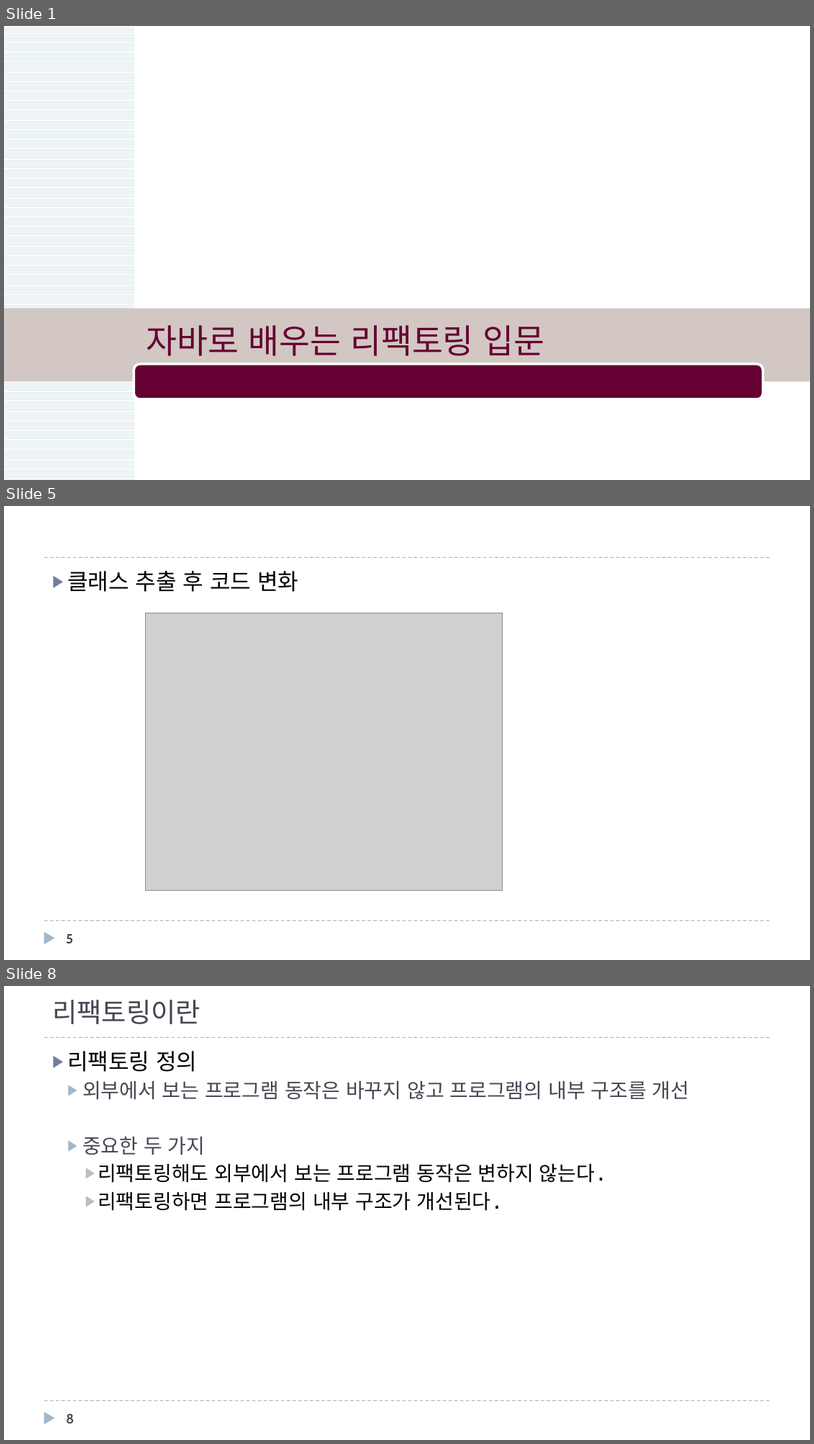
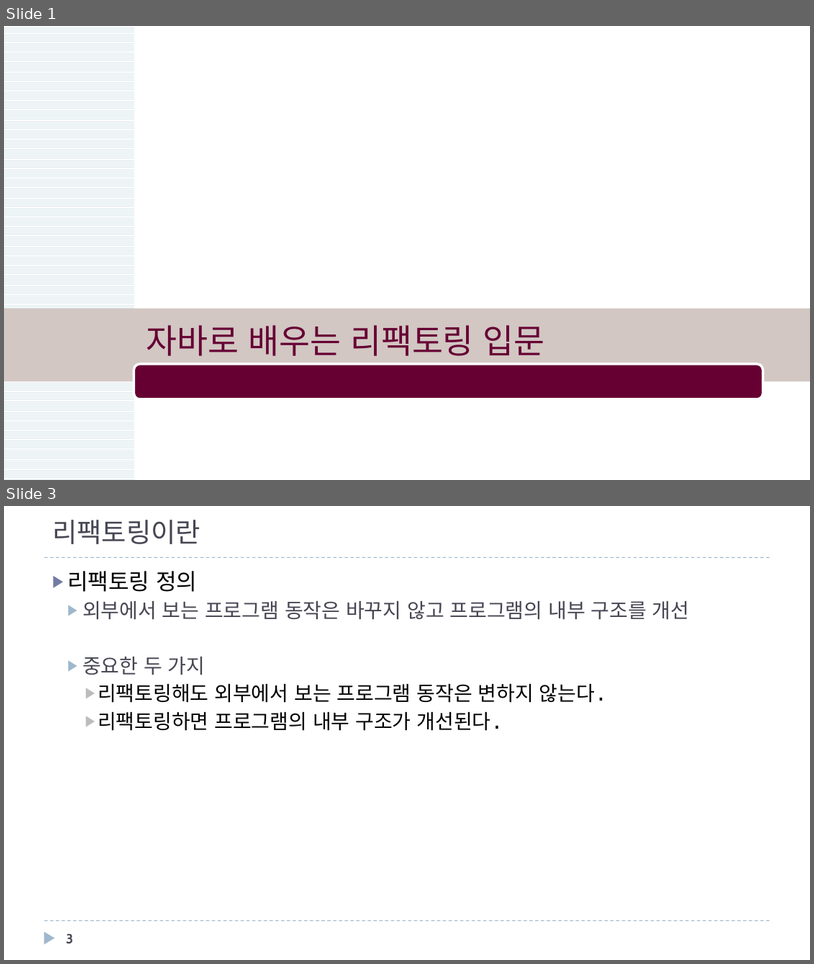
Before and after one commit to mkgungor/refactoring_java, a slide deck: ppt/자바로 배우는 리팩토링 입문.pptx. Shown one above the other, each under a label of ours: slides 1, 5 and 8 before the commit, slides 1 and 3 after it; the slides between them are not shown. The pictures are 814x1444 and 814x964 pixels, drawn with LibreOffice and Linux fonts; fonts in the diff are those of the drawing; grey boxes stand for pictures; background and template pictures are left out. Boxes give left, top, right and bottom in pixels: in the first picture for what was removed or moved away, otherwise in the second. Text is boxed around its words. In the diff, an @@ line names an element or a change of style, - is before the commit and + after.

```diff
--- a/ppt/자바로 배우는 리팩토링 입문.pptx
+++ b/ppt/자바로 배우는 리팩토링 입문.pptx
@@ slide 5 removed at box(4, 506, 810, 960), background #FFFFFF; not listed: 3 template elements that a slide beside it also shows @@
@@ text removed at box(67, 571, 298, 592) @@
-▶ 클래스 추출 후 코드 변화
@@ picture removed at box(145, 613, 502, 890) @@
@@ page number removed at box(66, 934, 73, 943) @@
-5
@@ what was slide 8 is now slide 3 @@
@@ page number at box(66, 933, 73, 943): text changed @@
-8
+3
```
Also in this commit, not shown: 7 slides changed, 2 slides added, 4 other slides removed.
